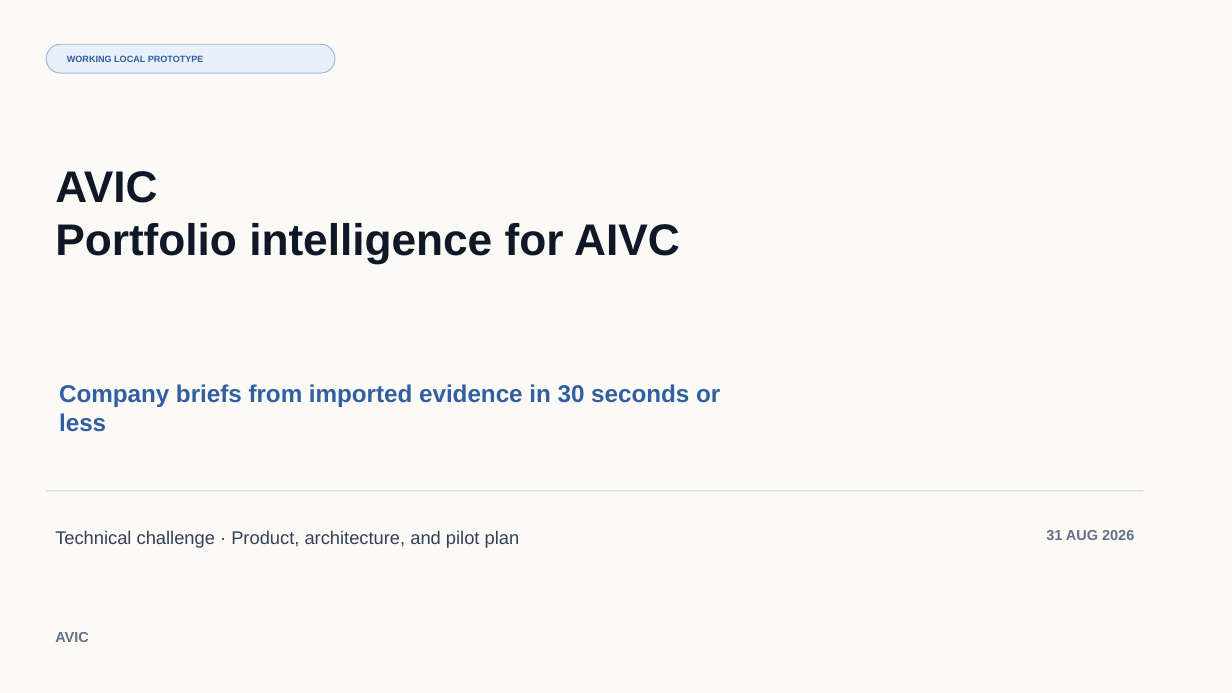
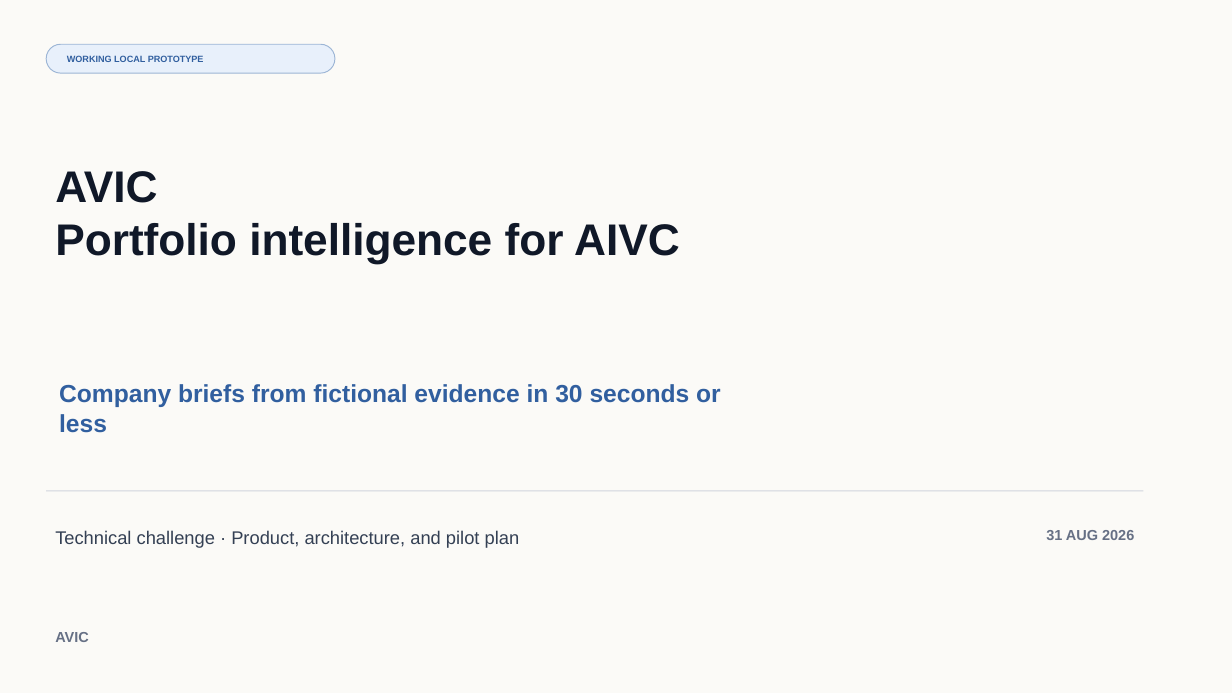
Before and after one commit to osuthorpe/LENS-POC, a slide deck: slide 1 of docs/AVIC-Portfolio-Intelligence-Brief.pptx. Drawn at 1232x693 pixels with LibreOffice and Linux fonts; fonts in the diff are those of the drawing. Boxes give left, top, right and bottom in pixels: in the first picture for what was removed or moved away, otherwise in the second. Text is boxed around its words. In the diff, an @@ line names an element or a change of style, - is before the commit and + after.

Commit message:
Add source-supported brief generation

```diff
--- a/docs/AVIC-Portfolio-Intelligence-Brief.pptx
+++ b/docs/AVIC-Portfolio-Intelligence-Brief.pptx
@@ text at [59, 384, 721, 433]: text changed; size 18.8 to 19.1 pt @@
-Company briefs from imported evidence in 30 seconds or less
+Company briefs from fictional evidence in 30 seconds or less
```
Also in this commit, not shown: 11 other slides changed, 18 other files.
